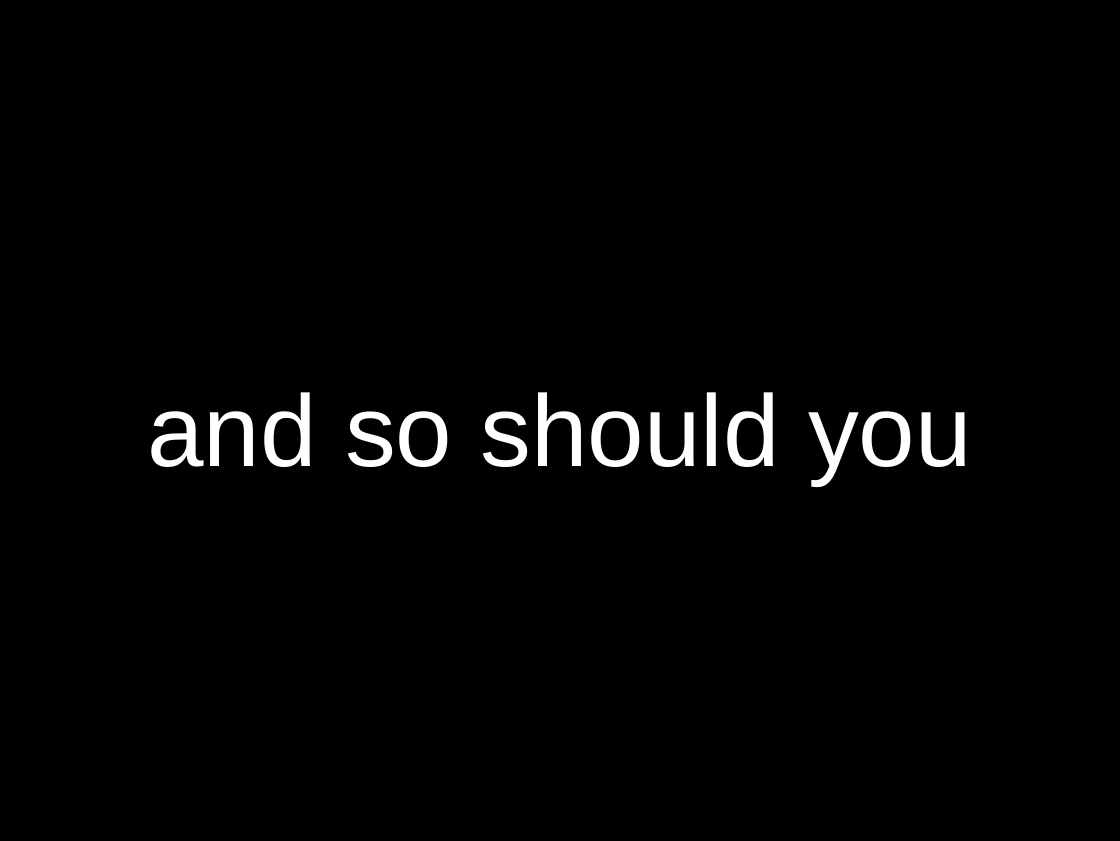
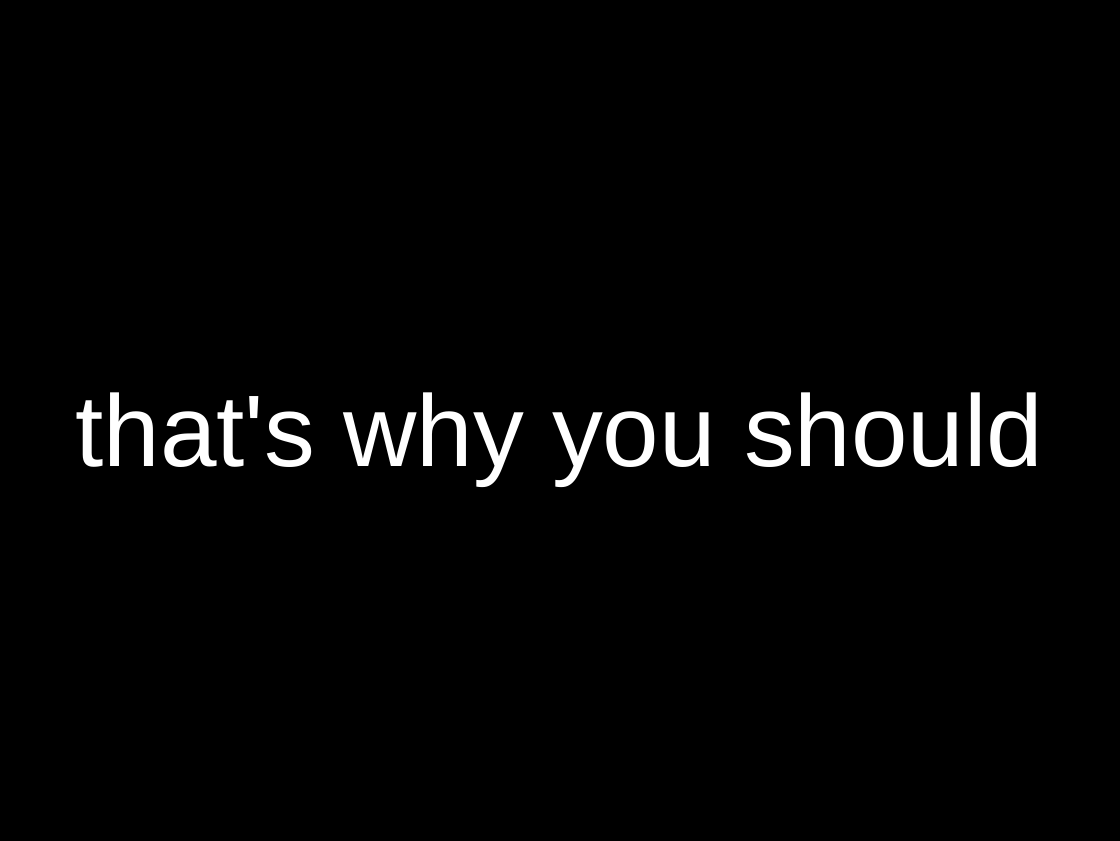
Before and after one commit to sneakin/git-presentation, a slide deck: slide 15 of slides.odp (slide 14 before the commit). Drawn at 1120x841 pixels with LibreOffice and Linux fonts; fonts in the diff are those of the drawing. Boxes give left, top, right and bottom in pixels: in the first picture for what was removed or moved away, otherwise in the second. Text is boxed around its words. In the diff, an @@ line names an element or a change of style, - is before the commit and + after.

```diff
--- a/slides.odp
+++ b/slides.odp
@@ title at <box>76,392,1043,485</box>: text changed @@
-and so should you
+that's why you should
```
Also in this commit, not shown: 3 other slides changed, 3 slides added, 1 slide removed.
